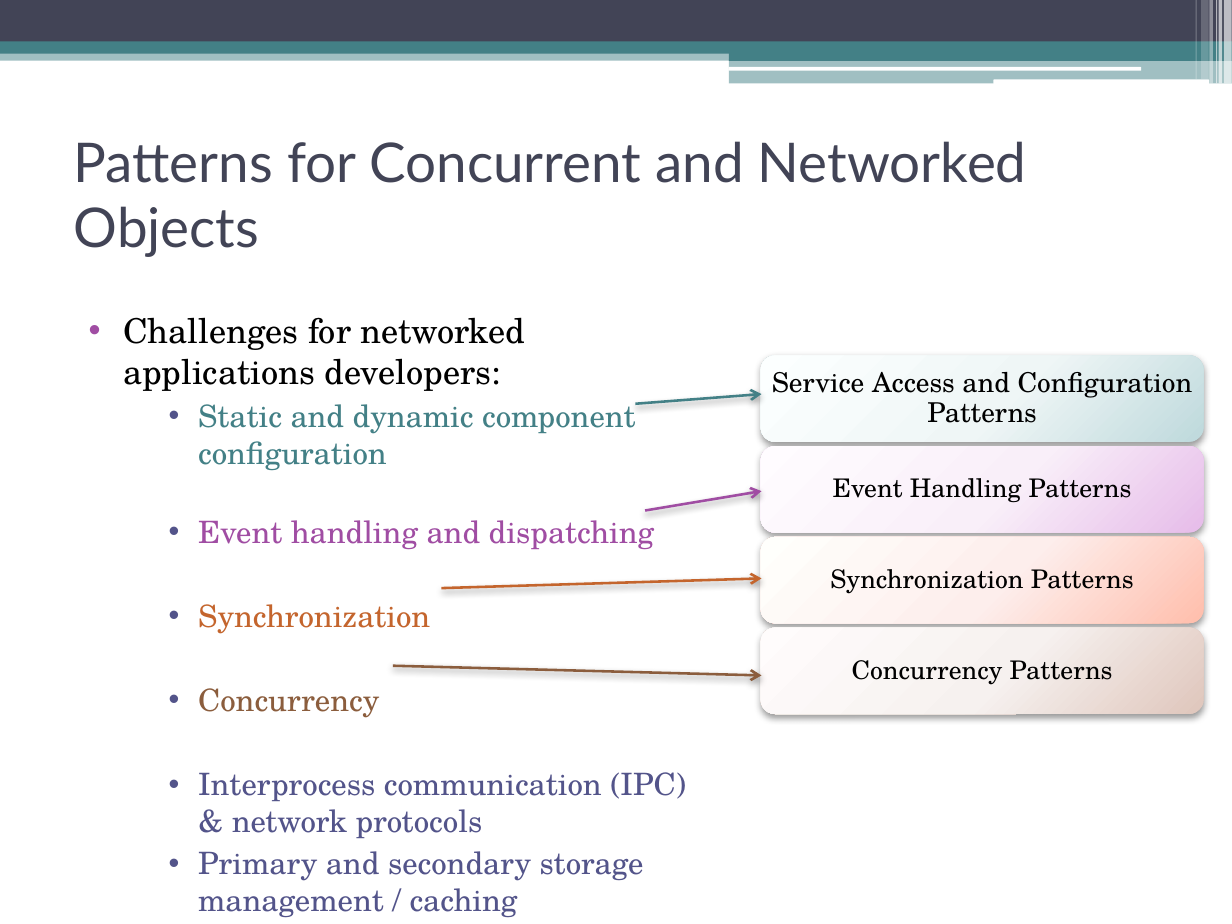
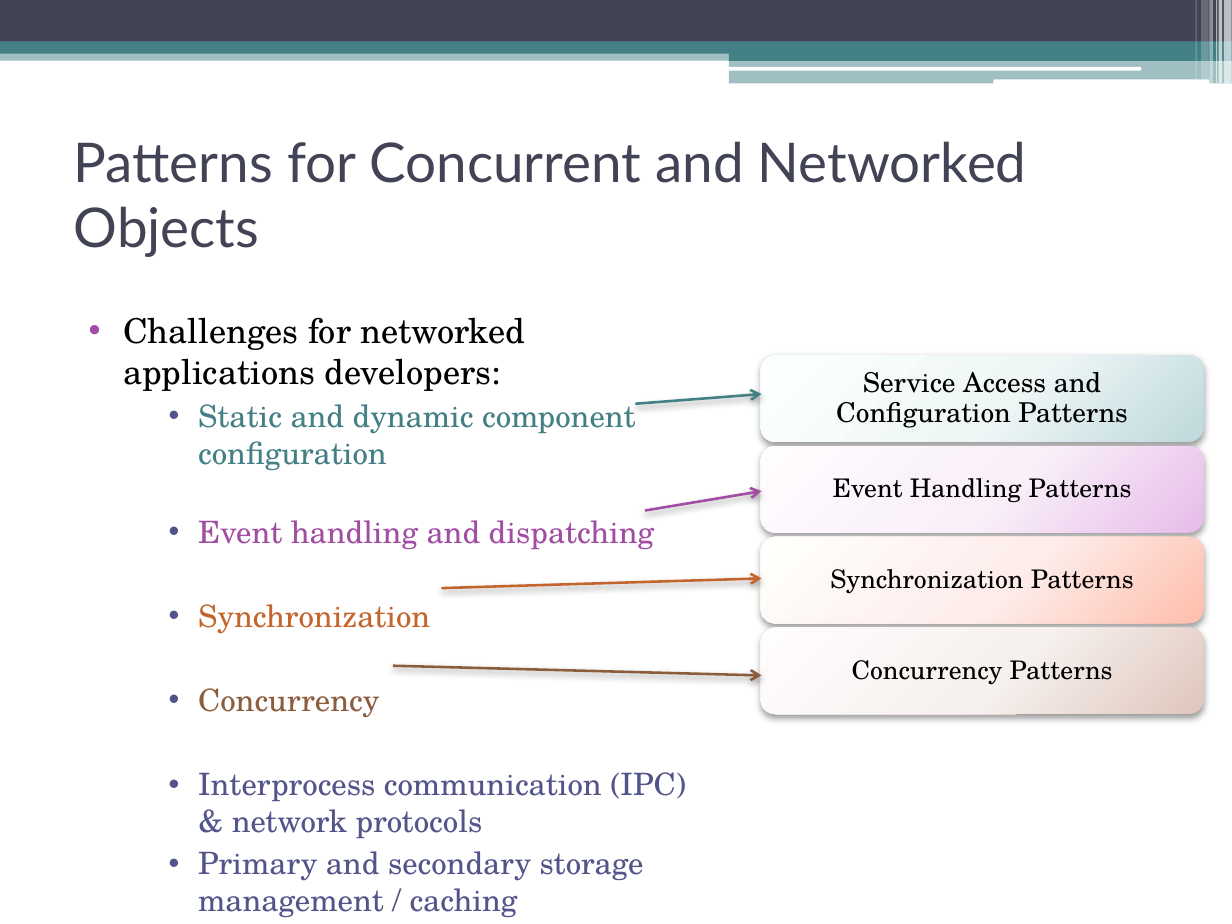
Before and after one commit to CodeLionX/ePortfolio_DesignPatterns, a slide deck: slide 17 of presentation/Design Patterns.pptx. Drawn at 1232x924 pixels with LibreOffice and Linux fonts; fonts in the diff are those of the drawing. Boxes give left, top, right and bottom in pixels: in the first picture for what was removed or moved away, otherwise in the second. Text is boxed around its words. In the diff, an @@ line names an element or a change of style, - is before the commit and + after.

```diff
--- a/presentation/Design Patterns.pptx
+++ b/presentation/Design Patterns.pptx
@@ text "Service Access and Configuration Patterns" rewrapped from <box>772,372,1193,423</box> to <box>836,372,1128,428</box> @@
```
Also in this commit, not shown: 13 other slides changed.
